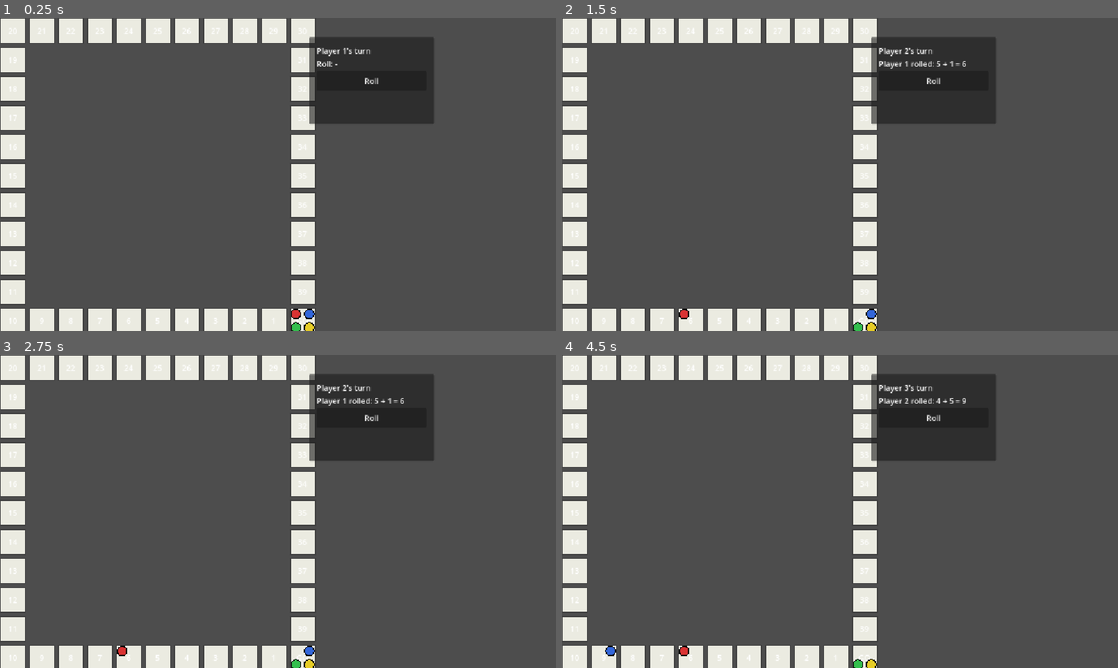
Above: before the commit, frames 1-4 (two rows, left to right).
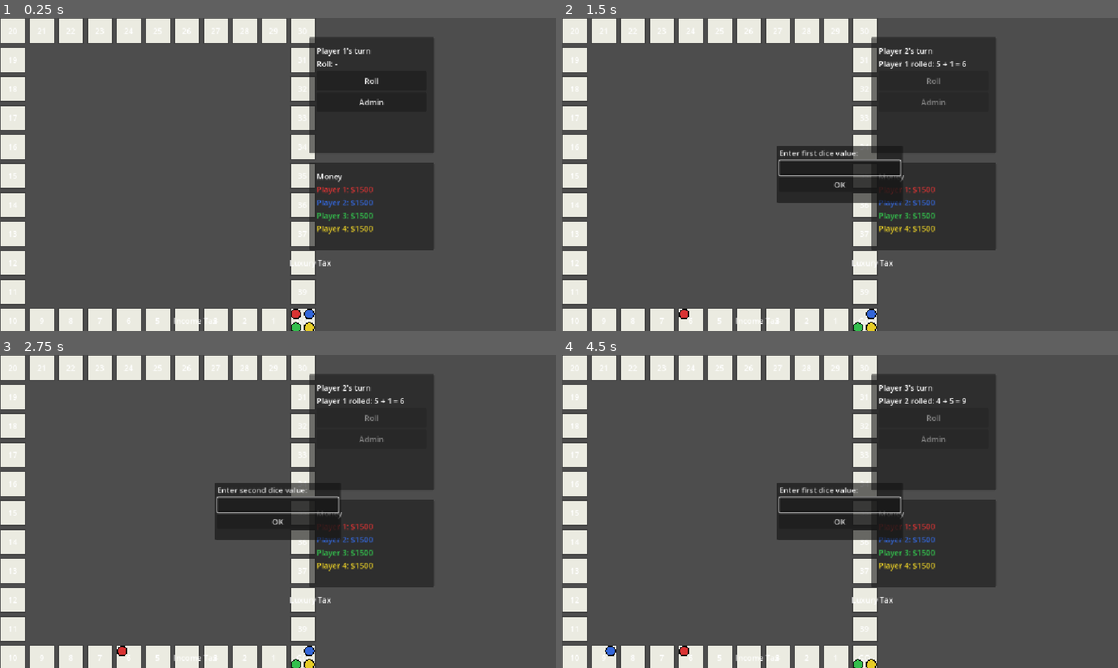
Above: after the commit, the same moments.

Repository: GregorRadovic/Magopoly
Game: Godot game, scene res://scenes/main.tscn
Two runs of this game, one before a commit and one after it. Both use one fixed random seed, a clock stepped at 60 frames per second and the inputs below.
Inputs (mouse positions are in pixels of both pictures, inside the frame that each line leads up to):
- Up to frame 1 (0.25 s): no input
- Up to frame 2 (1.5 s): click "Roll" at 0.5 s; click (934, 102) at 1.25 s, where only the run after the commit has a clickable "Admin"
- Up to frame 3 (2.75 s): click (278, 520) at 2 s, where only the run after the commit has a clickable "OK"
- Up to frame 4 (4.5 s): click (840, 520) at 2.75 s, where only the run after the commit has a clickable "OK"; click "Roll" at 3.5 s; click (934, 439) at 4.25 s, where only the run after the commit has a clickable "Admin"

The runs differ from the first frame. In frame 1, 8.3% of the frame differs, in the area x 31-78%, y 25-98%; in frame 2, 11%; in frame 3, 11%, in the area x 31-78%, y 19-98%; in frame 4, 11%.

Commit message:
Taxes + Admin Mode
Added tax spaces that cost you money when you land on them.
Added an Admin Mode so I can decide what dice rolls to get

Diff:
--- a/scenes/main.tscn
+++ b/scenes/main.tscn
@@ -1,7 +1,8 @@
-[gd_scene load_steps=3 format=3]
+[gd_scene load_steps=4 format=3]
 
 [ext_resource type="Script" path="res://scripts/main.gd" id="1"]
 [ext_resource type="PackedScene" path="res://scenes/board.tscn" id="2"]
+[ext_resource type="PackedScene" path="res://scenes/number_prompt.tscn" id="3"]
 
 [node name="Main" type="Node2D"]
 script = ExtResource("1")
@@ -16,13 +17,13 @@
 offset_left = 640.0
 offset_top = 40.0
 offset_right = 900.0
-offset_bottom = 220.0
+offset_bottom = 280.0
 
 [node name="VBox" type="VBoxContainer" parent="UI/Panel"]
 offset_left = 16.0
 offset_top = 16.0
 offset_right = 244.0
-offset_bottom = 164.0
+offset_bottom = 224.0
 
 [node name="TurnLabel" type="Label" parent="UI/Panel/VBox"]
 text = "Player 1's turn"
@@ -33,3 +34,36 @@
 [node name="RollButton" type="Button" parent="UI/Panel/VBox"]
 custom_minimum_size = Vector2(120, 40)
 text = "Roll"
+
+[node name="AdminButton" type="Button" parent="UI/Panel/VBox"]
+custom_minimum_size = Vector2(120, 40)
+text = "Admin"
+
+[node name="NumberPrompt" parent="UI" instance=ExtResource("3")]
+
+[node name="MoneyPanel" type="Panel" parent="UI"]
+offset_left = 640.0
+offset_top = 300.0
+offset_right = 900.0
+offset_bottom = 480.0
+
+[node name="VBox" type="VBoxContainer" parent="UI/MoneyPanel"]
+offset_left = 16.0
+offset_top = 16.0
+offset_right = 244.0
+offset_bottom = 164.0
+
+[node name="Title" type="Label" parent="UI/MoneyPanel/VBox"]
+text = "Money"
+
+[node name="Player0Money" type="Label" parent="UI/MoneyPanel/VBox"]
+text = "Player 1: $1500"
+
+[node name="Player1Money" type="Label" parent="UI/MoneyPanel/VBox"]
+text = "Player 2: $1500"
+
+[node name="Player2Money" type="Label" parent="UI/MoneyPanel/VBox"]
+text = "Player 3: $1500"
+
+[node name="Player3Money" type="Label" parent="UI/MoneyPanel/VBox"]
+text = "Player 4: $1500"
--- /dev/null
+++ b/scenes/number_prompt.tscn
@@ -0,0 +1,20 @@
+[gd_scene load_steps=2 format=3]
+
+[ext_resource type="Script" path="res://scripts/number_prompt.gd" id="1"]
+
+[node name="NumberPrompt" type="PopupPanel"]
+script = ExtResource("1")
+
+[node name="VBox" type="VBoxContainer" parent="."]
+offset_left = 16.0
+offset_top = 16.0
+offset_right = 244.0
+offset_bottom = 104.0
+
+[node name="PromptLabel" type="Label" parent="VBox"]
+text = "Enter a number:"
+
+[node name="ValueEdit" type="LineEdit" parent="VBox"]
+
+[node name="ConfirmButton" type="Button" parent="VBox"]
+text = "OK"
--- a/scripts/board.gd
+++ b/scripts/board.gd
@@ -6,6 +6,14 @@
 const TOTAL_SPACES: int = SPACES_PER_SIDE * 4
 const CELL_SIZE: float = 60.0
 const SPACE_VISUAL_SIZE: float = 54.0
+
+# Keys are resolved board indices (0..39). "-2" in the design spec counts
+# backward from Go, i.e. TOTAL_SPACES - 2 == 38.
+const SPACE_DATA: Dictionary = {
+	0: {"name": "GO"},
+	4: {"name": "Income Tax", "type": "tax", "value": 200},
+	(TOTAL_SPACES - 2): {"name": "Luxury Tax", "type": "tax", "value": 100},
+}
 
 var spaces: Array[Node2D] = []
 
@@ -19,10 +27,15 @@
 	return space.position + Vector2(SPACE_VISUAL_SIZE, SPACE_VISUAL_SIZE) / 2.0
 
 
+func get_space_info(index: int) -> Dictionary:
+	return SPACE_DATA.get(index, {})
+
+
 func _generate_board() -> void:
 	for i in TOTAL_SPACES:
 		var space: Node2D = SPACE_SCENE.instantiate()
 		space.index = i
+		space.label_text = get_space_info(i).get("name", "")
 		space.position = _grid_to_position(_index_to_grid(i))
 		add_child(space)
 		spaces.append(space)
--- a/scripts/board_space.gd
+++ b/scripts/board_space.gd
@@ -4,6 +4,11 @@
 @export var index: int = 0:
 	set(value):
 		index = value
+		_update_label()
+
+@export var label_text: String = "":
+	set(value):
+		label_text = value
 		_update_label()
 
 @onready var label: Label = $IndexLabel
@@ -15,4 +20,4 @@
 
 func _update_label() -> void:
 	if label:
-		label.text = "GO" if index == 0 else str(index)
+		label.text = label_text if label_text != "" else str(index)
--- a/scripts/main.gd
+++ b/scripts/main.gd
@@ -19,17 +19,28 @@
 @onready var board: Node2D = $Board
 @onready var players_container: Node2D = $Players
 @onready var roll_button: Button = $UI/Panel/VBox/RollButton
+@onready var admin_button: Button = $UI/Panel/VBox/AdminButton
 @onready var turn_label: Label = $UI/Panel/VBox/TurnLabel
 @onready var dice_label: Label = $UI/Panel/VBox/DiceLabel
+@onready var number_prompt: PopupPanel = $UI/NumberPrompt
+@onready var money_labels: Array[Label] = [
+	$UI/MoneyPanel/VBox/Player0Money,
+	$UI/MoneyPanel/VBox/Player1Money,
+	$UI/MoneyPanel/VBox/Player2Money,
+	$UI/MoneyPanel/VBox/Player3Money,
+]
 
 var players: Array[Node2D] = []
 var current_player: int = 0
+var _admin_die1: int = 0
 
 
 func _ready() -> void:
 	_spawn_players()
 	roll_button.pressed.connect(_on_roll_pressed)
+	admin_button.pressed.connect(_on_admin_pressed)
 	_update_turn_label()
+	_update_money_labels()
 
 
 func _spawn_players() -> void:
@@ -40,11 +51,38 @@
 		player.current_space = 0
 		player.position = board.get_space_center(0) + MARKER_OFFSETS[i]
 		players.append(player)
+		money_labels[i].add_theme_color_override("font_color", PLAYER_COLORS[i])
 
 
 func _on_roll_pressed() -> void:
 	var die1: int = randi_range(1, 6)
 	var die2: int = randi_range(1, 6)
+	_perform_roll(die1, die2)
+
+
+func _on_admin_pressed() -> void:
+	roll_button.disabled = true
+	admin_button.disabled = true
+	number_prompt.value_confirmed.connect(_on_admin_die1_entered, CONNECT_ONE_SHOT)
+	number_prompt.open("Enter first dice value:")
+
+
+func _on_admin_die1_entered(value: int) -> void:
+	_admin_die1 = value
+	number_prompt.value_confirmed.connect(_on_admin_die2_entered, CONNECT_ONE_SHOT)
+	# Deferred: this handler runs while the first popup's own OK button is
+	# still processing its "pressed" event, so reopening the popup here
+	# immediately (same call frame) silently fails to show it.
+	number_prompt.call_deferred("open", "Enter second dice value:")
+
+
+func _on_admin_die2_entered(value: int) -> void:
+	roll_button.disabled = false
+	admin_button.disabled = false
+	_perform_roll(_admin_die1, value)
+
+
+func _perform_roll(die1: int, die2: int) -> void:
 	var roll: int = die1 + die2
 	var is_double: bool = die1 == die2
 	var player: Node2D = players[current_player]
@@ -53,17 +91,30 @@
 	var new_space_raw: int = player.current_space + roll
 	var passed_go: bool = new_space_raw >= board.TOTAL_SPACES
 	if passed_go:
-		dice_label.text += "\nYou passed Go!"
+		player.money += 200
+		dice_label.text += "\nYou passed Go! (+200 Money)"
 	if is_double:
 		dice_label.text += "\nExtra turn!"
 
 	player.current_space = new_space_raw % board.TOTAL_SPACES
 	player.position = board.get_space_center(player.current_space) + MARKER_OFFSETS[current_player]
 
+	var landed_info: Dictionary = board.get_space_info(player.current_space)
+	if landed_info.get("type", "") == "tax":
+		var tax_value: int = landed_info.get("value", 0)
+		player.money -= tax_value
+		dice_label.text += "\nLanded on %s! -%d Money" % [landed_info.get("name", ""), tax_value]
+
 	if not is_double:
 		current_player = (current_player + 1) % players.size()
 	_update_turn_label()
+	_update_money_labels()
 
 
 func _update_turn_label() -> void:
 	turn_label.text = "%s's turn" % PLAYER_NAMES[current_player]
+
+
+func _update_money_labels() -> void:
+	for i in players.size():
+		money_labels[i].text = "%s: $%d" % [PLAYER_NAMES[i], players[i].money]
--- /dev/null
+++ b/scripts/number_prompt.gd
@@ -0,0 +1,29 @@
+extends PopupPanel
+
+signal value_confirmed(value: int)
+
+@onready var prompt_label: Label = $VBox/PromptLabel
+@onready var value_edit: LineEdit = $VBox/ValueEdit
+@onready var confirm_button: Button = $VBox/ConfirmButton
+
+
+func _ready() -> void:
+	confirm_button.pressed.connect(_on_confirm)
+	value_edit.text_submitted.connect(_on_text_submitted)
+
+
+func open(prompt: String) -> void:
+	prompt_label.text = prompt
+	value_edit.text = ""
+	popup_centered(Vector2i(260, 120))
+	value_edit.grab_focus()
+
+
+func _on_text_submitted(_text: String) -> void:
+	_on_confirm()
+
+
+func _on_confirm() -> void:
+	var value: int = int(value_edit.text)
+	hide()
+	value_confirmed.emit(value)
--- a/scripts/player.gd
+++ b/scripts/player.gd
@@ -1,10 +1,12 @@
 extends Node2D
 
 const RADIUS: float = 10.0
+const STARTING_MONEY: int = 1500
 
 var player_id: int = 0
 var player_color: Color = Color.WHITE
 var current_space: int = 0
+var money: int = STARTING_MONEY
 
 
 func setup(id: int, color: Color) -> void:
Not shown, added: scripts/number_prompt.gd.uid
